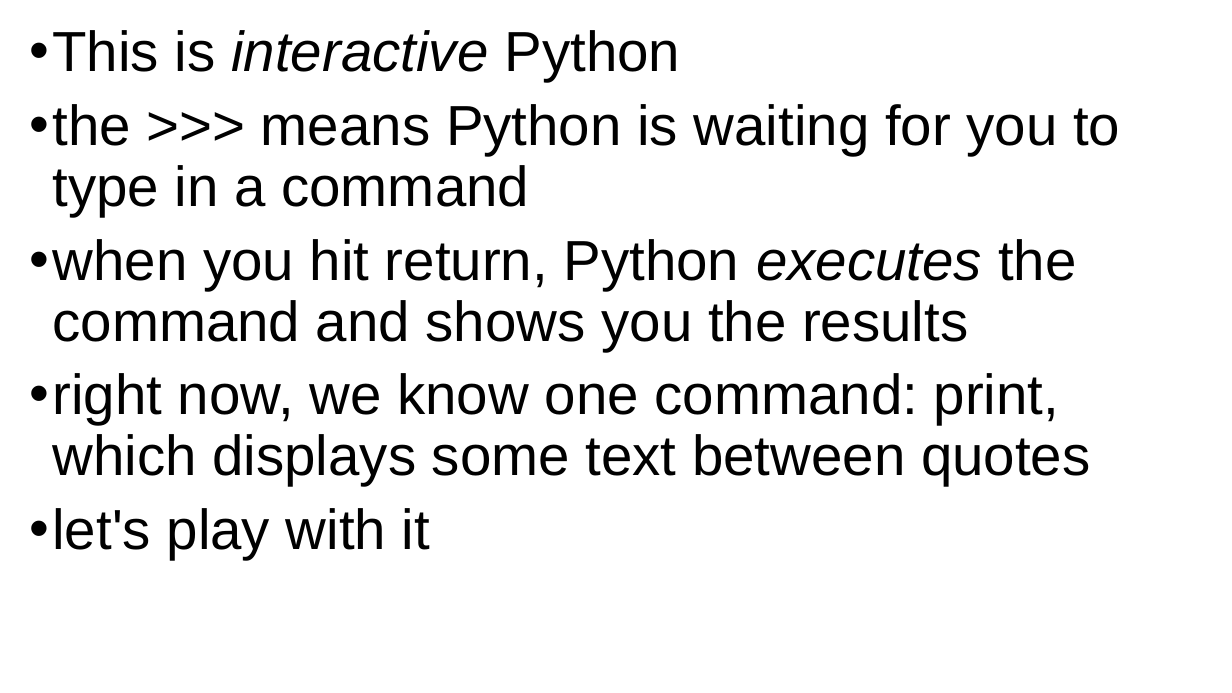
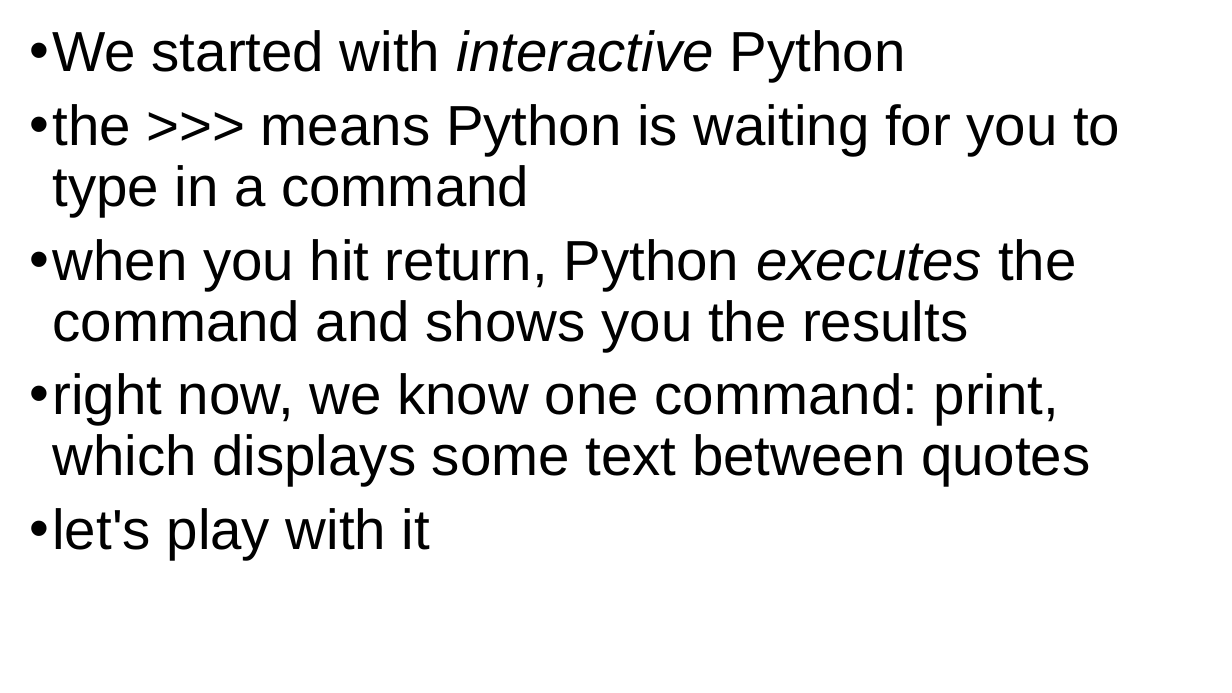
Before and after one commit to grimmelm/ctech404, a slide deck: slide 15 of ctech401/module_1/CTECH401 Module 1 - Hello World and Storing Data.pptx (slide 14 before the commit). Drawn at 1232x693 pixels with LibreOffice and Linux fonts; fonts in the diff are those of the drawing. Boxes give left, top, right and bottom in pixels: in the first picture for what was removed or moved away, otherwise in the second. Text is boxed around its words. In the diff, an @@ line names an element or a change of style, - is before the commit and + after.

```diff
--- a/ctech401/module_1/CTECH401 Module 1 - Hello World and Storing Data.pptx
+++ b/ctech401/module_1/CTECH401 Module 1 - Hello World and Storing Data.pptx
@@ text at (52,30,906,81): text changed @@
-• This is interactive Python
+• We started with interactive Python
```
Also in this commit, not shown: 9 other slides changed, 8 slides added, 2 slides removed, 2 other files.
